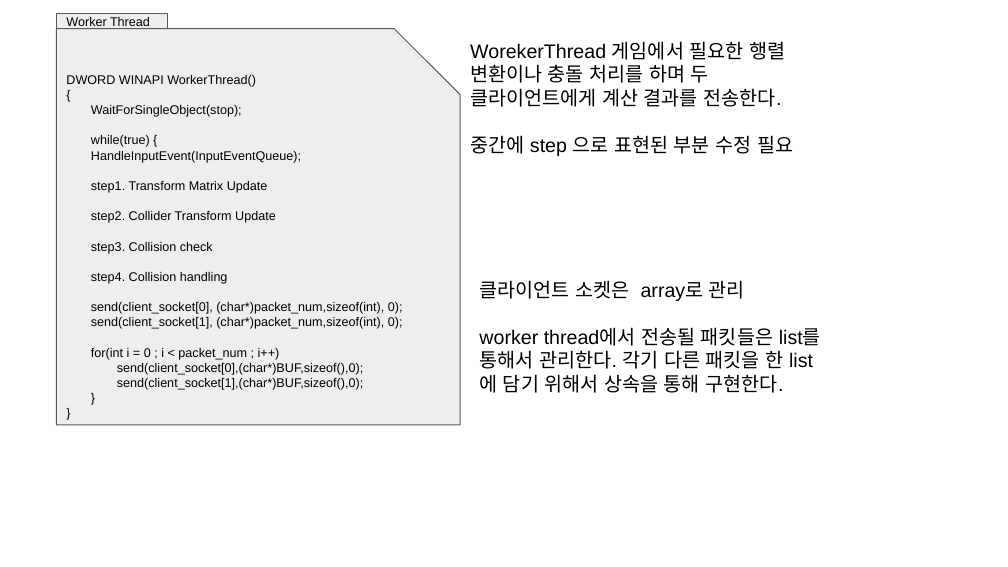
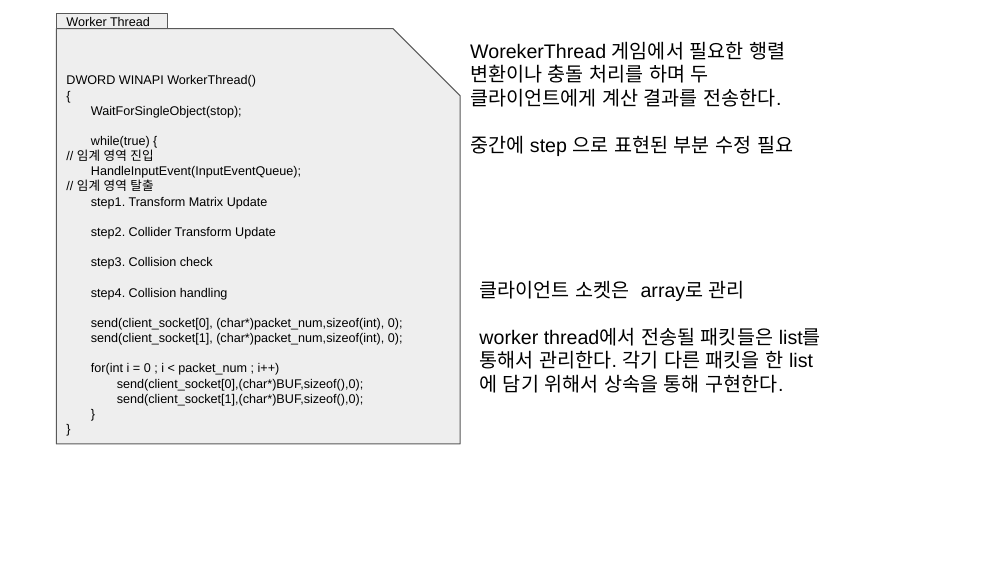
Before and after one commit to KimDJ7105/2023_network_game_project, a slide deck: slide 4 of 임시 로우레벨디자인.pptx. Drawn at 1008x567 pixels with LibreOffice and Linux fonts; fonts in the diff are those of the drawing. Boxes give left, top, right and bottom in pixels: in the first picture for what was removed or moved away, otherwise in the second. Text is boxed around its words. In the diff, an @@ line names an element or a change of style, - is before the commit and + after.

```diff
--- a/임시 로우레벨디자인.pptx
+++ b/임시 로우레벨디자인.pptx
@@ snip rect "DWORD WINAPI WorkerThread()": place and size @@
-snip rect "DWORD WINAPI WorkerThread()" at (56,28,461,424)
+snip rect "DWORD WINAPI WorkerThread()" at (56,28,461,444)
@@ text in snip rect at (77,147,153,161): paragraph added @@
+// 임계 영역 진입
@@ text in snip rect at (77,177,153,191): paragraph added @@
+// 임계 영역 탈출
```
Also in this commit, not shown: 2 other slides changed, 1 slide added.
